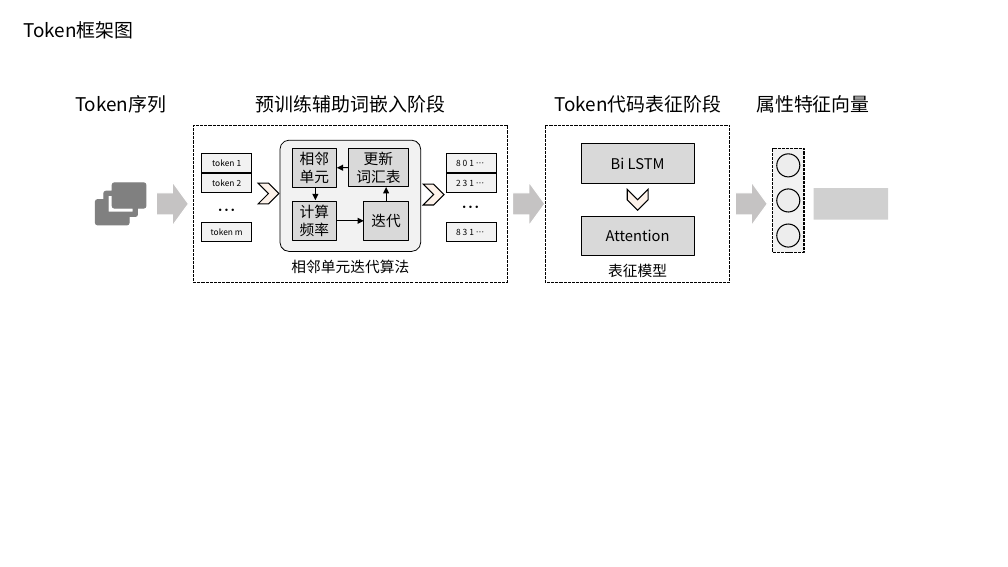
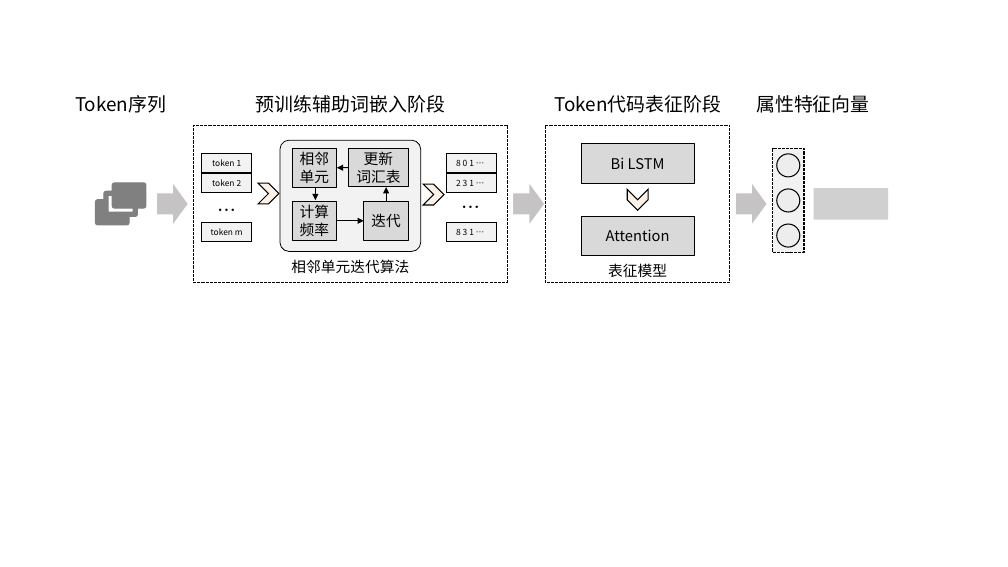
Before and after one commit to Wangdan-code/New_Graduation_Thesis, a slide deck: slide 9 of graduate-thesis/figures/ppt.pptx (slide 10 before the commit). Drawn at 1008x567 pixels with LibreOffice and Linux fonts; fonts in the diff are those of the drawing; grey boxes stand for pictures. Boxes give left, top, right and bottom in pixels: in the first picture for what was removed or moved away, otherwise in the second. Text is boxed around its words. In the diff, an @@ line names an element or a change of style, - is before the commit and + after.

```diff
--- a/graduate-thesis/figures/ppt.pptx
+++ b/graduate-thesis/figures/ppt.pptx
@@ text removed at (24,21,134,39) @@
-Token框架图
```
Also in this commit, not shown: 5 other slides changed, 1 slide added, 2 slides removed, 15 other files.
